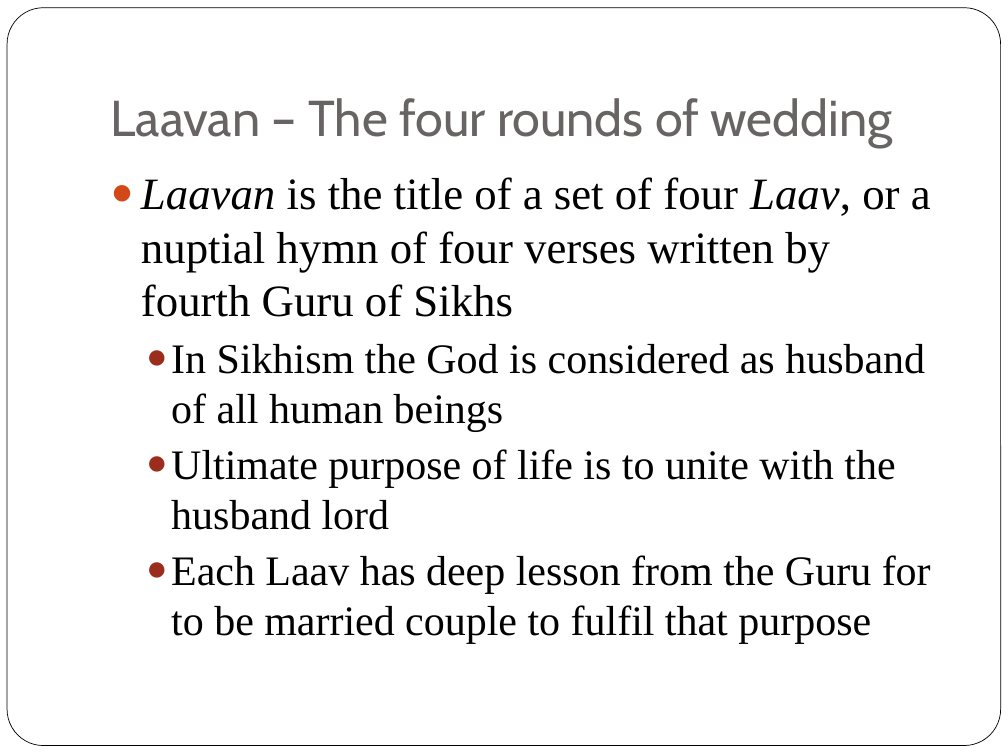
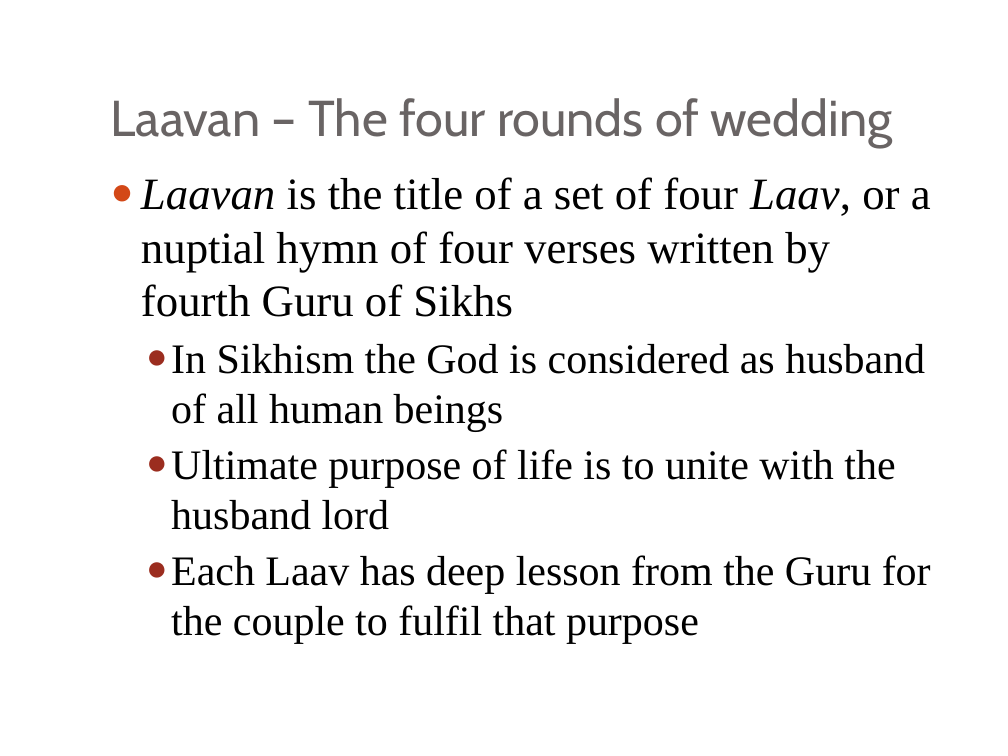
Before and after one commit to jagatsingh/sikhism, a slide deck: slide 3 of presentations/Anand Karaj Presentation.pptx. Drawn at 1008x756 pixels with LibreOffice and Linux fonts; fonts in the diff are those of the drawing; background and template pictures are left out. Boxes give left, top, right and bottom in pixels: in the first picture for what was removed or moved away, otherwise in the second. Text is boxed around its words. In the diff, an @@ line names an element or a change of style, - is before the commit and + after.

Commit message:
Theme changes

```diff
--- a/presentations/Anand Karaj Presentation.pptx
+++ b/presentations/Anand Karaj Presentation.pptx
@@ rounded rectangle at (7,8,1001,746): outline #000000 0.5 pt to #FFFFFF 0.5 pt @@
@@ text at (171,555,931,643): text changed @@
-  ● Each Laav has deep lesson from the Guru for to be married couple to fulfil that purpose
+  ● Each Laav has deep lesson from the Guru for the couple to fulfil that purpose
```
Also in this commit, not shown: 3 other slides changed.
